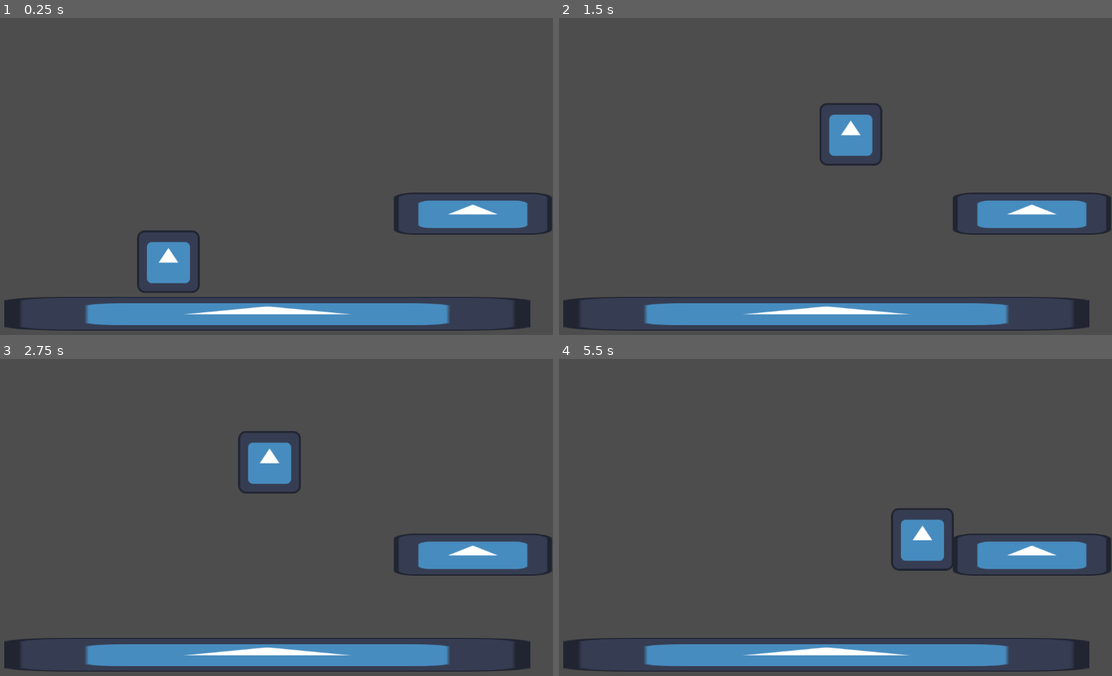
Above: before the commit, frames 1-4 (two rows, left to right).
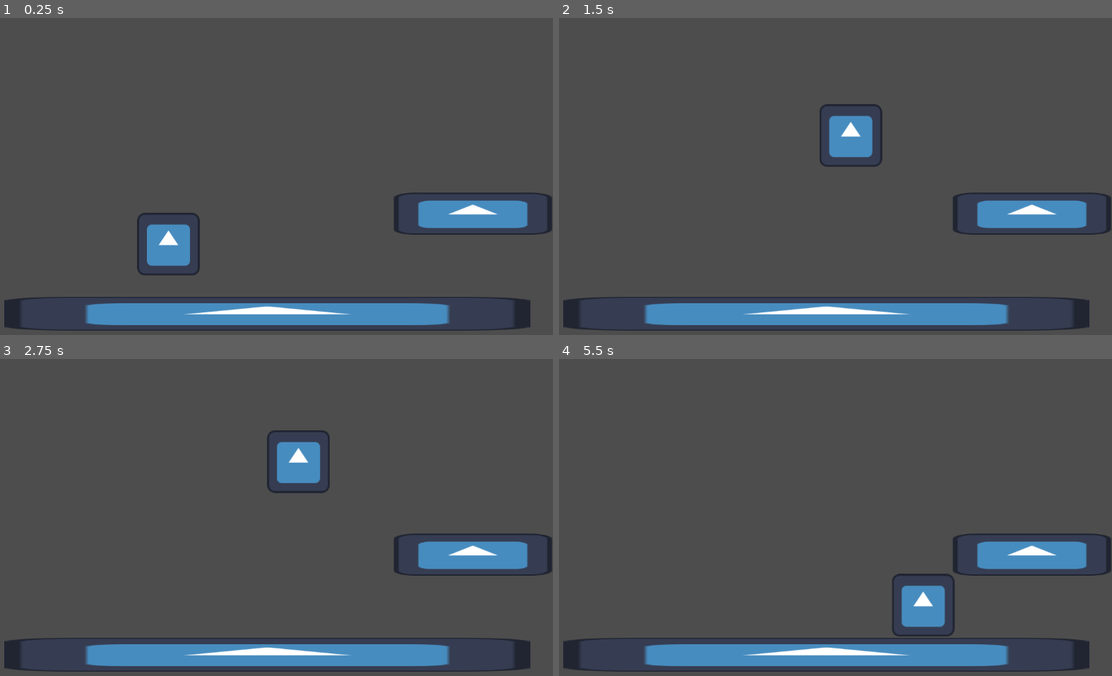
Above: after the commit, the same moments.

Repository: The-E21/TempleExploreDurhack24
Game: Godot game, scene res://Scenes/temple_scene.tscn
Two runs of this game, one before a commit and one after it. Both use one fixed random seed, a clock stepped at 60 frames per second and the inputs below. The engine's default icon, where the game draws it, is replaced by a stand-in: a white triangle on a blue panel in a dark square.
Inputs:
- Up to frame 1 (0.25 s): no input
- Up to frame 2 (1.5 s): hold Space (jump) 0.53-1.28 s; hold Right (ui_right) from 0.53 s (still down); tap Space (jump) at 1.35 s
- Up to frame 3 (2.75 s): tap Space (jump) at 1.52, 1.82 s; release Right (ui_right) at 2.03 s; hold Left (ui_left) from 2.03 s (still down); hold Space (jump) from 2.03 s (still down)
- Up to frame 4 (5.5 s): release Left (ui_left) at 2.78 s; release Space (jump) at 2.78 s; hold Right (ui_right) 2.78-4.28 s; tap Space (jump) at 2.85, 3.02, 3.32, 4.35, 4.52, 4.82 s; hold Space (jump) 3.53-4.28 s; hold Left (ui_left) 4.28-5.03 s; hold Right (ui_right) from 5.03 s (still down); hold Space (jump) from 5.03 s (still down)

The runs differ from the first frame. In frame 1, 1.3% of the frame differs, in the area x 24-37%, y 61-87%; in frame 2, 0.3%; in frame 3, 1.8%; in frame 4, 2.7%, in the area x 60-72%, y 46-88%.

Commit message:
Added jump buffering

Diff:
--- a/Scenes/player.tscn
+++ b/Scenes/player.tscn
@@ -18,6 +18,7 @@
 jumpTime = 0.4
 apexTime = 0.5
 coyoteTime = 0.2
+jumpBufferTime = 0.2
 
 [node name="Sprite2D" type="Sprite2D" parent="."]
 texture = ExtResource("1_2eu8h")
--- a/Scripts/playerscript.gd
+++ b/Scripts/playerscript.gd
@@ -18,10 +18,13 @@
 @export var apexTime : float
 var jumpTimer : float
 @export var coyoteTime : float
+@export var jumpBufferTime : float
+var jumpBufferTimer : float
 
 func _input(event):
 	if event.is_action_pressed("jump"):
 		jumpDown = true
+		jumpBufferTimer = 0
 	elif event.is_action_released("jump"):
 		jumpDown = false
 
@@ -36,12 +39,17 @@
 	move_and_slide()
 
 func manageJump(delta):
+	if(jumpBufferTimer != -1):
+		jumpBufferTimer += delta
+	if(jumpBufferTimer >= jumpBufferTime):
+		jumpBufferTimer = -1
+
 	match jumpPhase:
 		0:
 			if(not is_on_floor()):
 				jumpPhase = 4
 				jumpTimer = 0
-			if(jumpDown):
+			if(jumpBufferTimer != -1):
 				jumpPhase = 1
 				jumpTimer = 0
 		1:
@@ -62,6 +70,8 @@
 			jumpTimer += delta
 			if jumpTimer >= apexTime:
 				jumpPhase = 3
+			if not jumpDown:
+				jumpPhase = 3
 		3:
 			velocity += Vector2.DOWN * gravity * delta
 			jumpTimer += delta
@@ -76,6 +86,6 @@
 			velocity += Vector2.DOWN * gravity * delta
 			if(is_on_floor()):
 				jumpPhase = 0
-			if(jumpDown):
+			if(jumpBufferTimer != -1):
 				jumpPhase = 1
 				jumpTimer = 0
